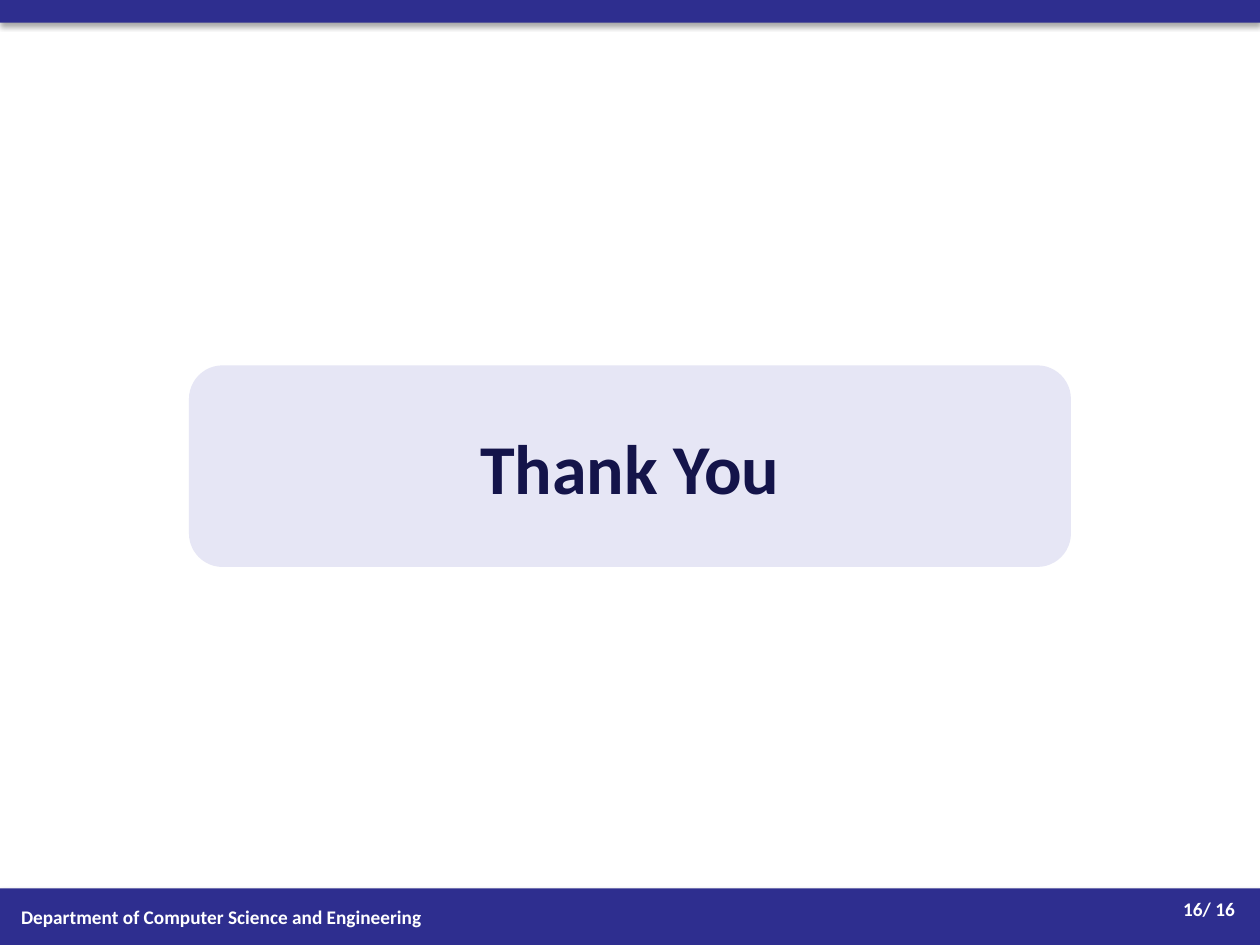
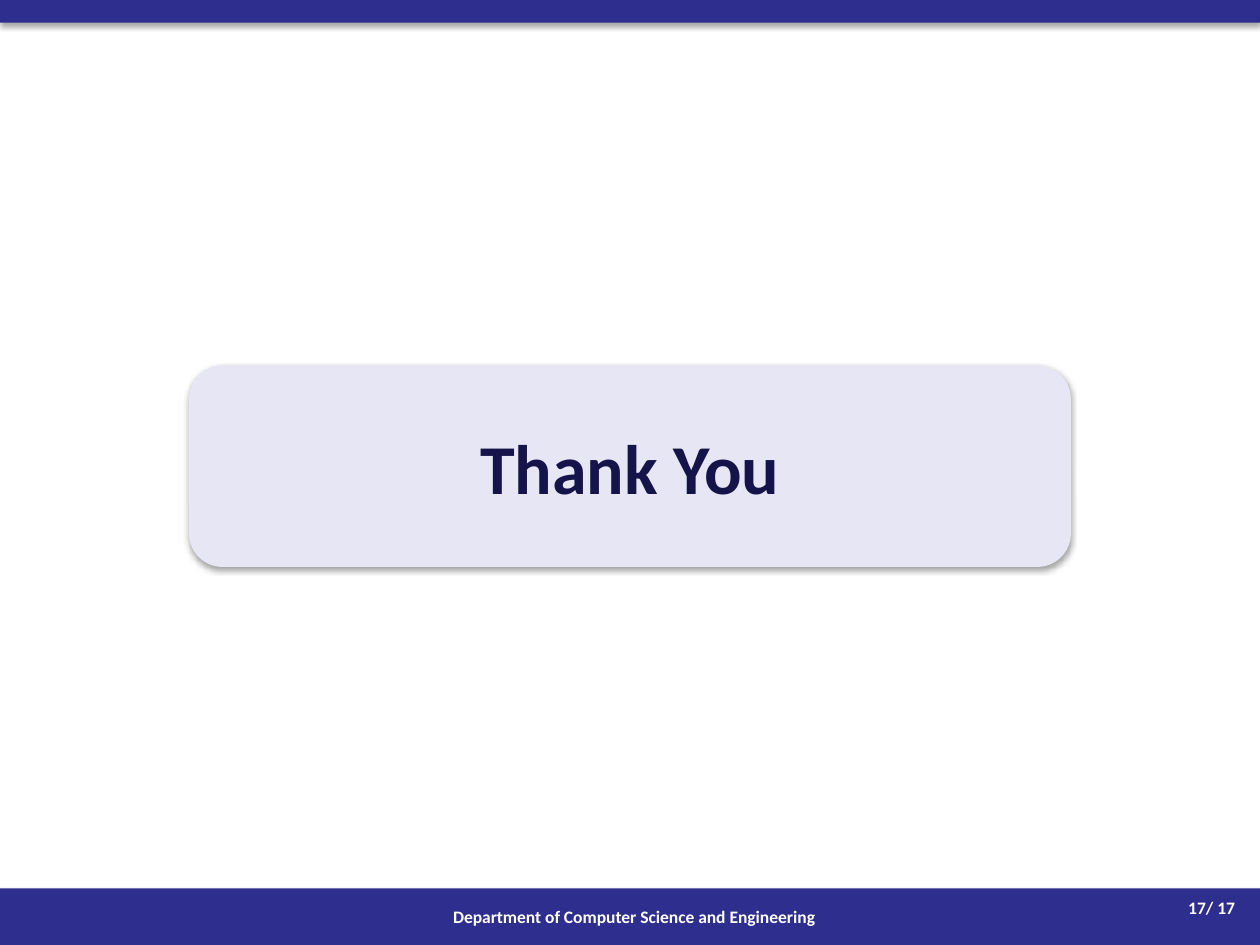
Before and after one commit to Advityaa/fake-url-detection, a slide deck: slide 17 of Project_Progress_Presentation.pptx (slide 16 before the commit). Drawn at 1260x945 pixels with LibreOffice and Linux fonts; fonts in the diff are those of the drawing. Boxes give left, top, right and bottom in pixels: in the first picture for what was removed or moved away, otherwise in the second. Text is boxed around its words. In the diff, an @@ line names an element or a change of style, - is before the commit and + after.

```diff
--- a/Project_Progress_Presentation.pptx
+++ b/Project_Progress_Presentation.pptx
@@ rounded rectangle "Thank You" at box(189, 365, 1071, 567): shadow on @@
@@ rectangle "Department of Computer Science and ..." at box(0, 888, 1260, 945): size 11 to 10 pt; alignment left to centre @@
@@ text at box(1188, 901, 1235, 915): text changed; size 11 to 10 pt @@
-16/ 16
+17/ 17
```
Also in this commit, not shown: 9 other slides changed, 7 slides added, 6 slides removed, 3 other files.
